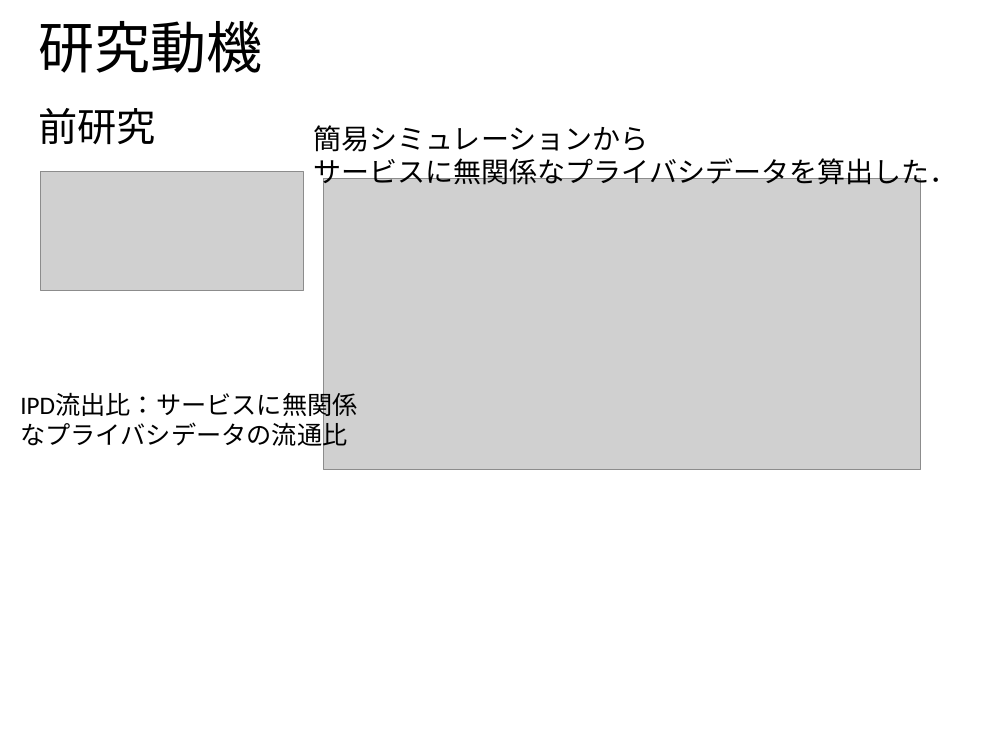
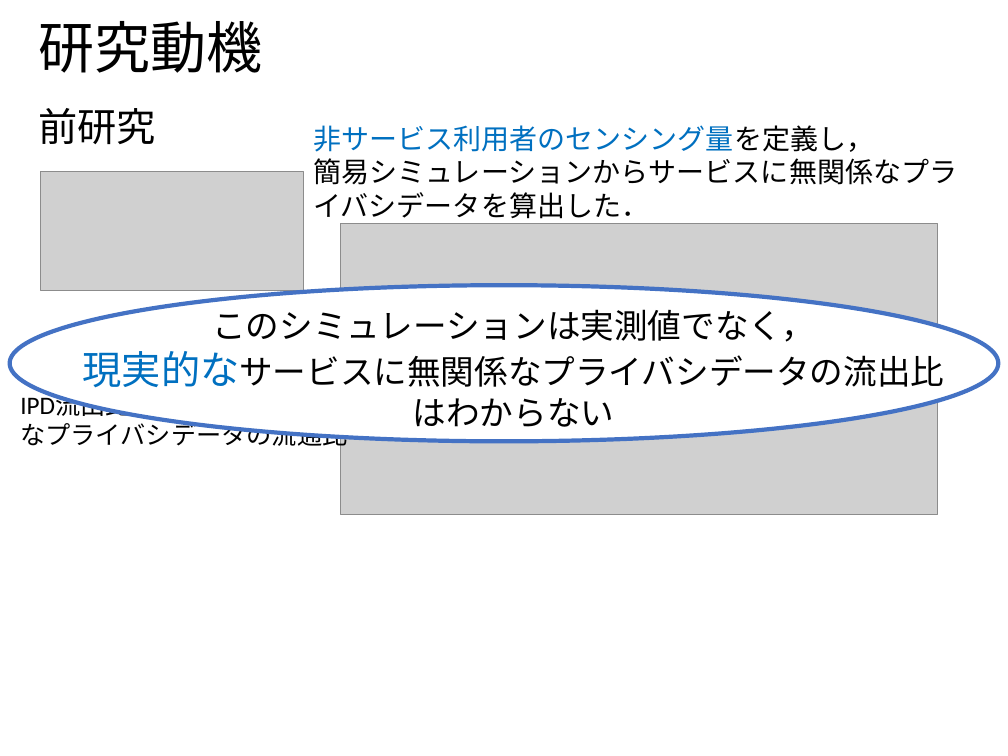
Before and after one commit to ao-megane/LplcOpenDataConverter, a slide deck: slide 7 of LplcOpenDataConverter/LplcOpenDataConverter/プレゼン/多地点カメラを用いた見守りサービスにおける第三者のプライバシデータ流出比の定量評価.pptx (slide 6 before the commit). Drawn at 1008x756 pixels with LibreOffice and Linux fonts; fonts in the diff are those of the drawing; grey boxes stand for pictures; background and template pictures are left out. Boxes give left, top, right and bottom in pixels: in the first picture for what was removed or moved away, otherwise in the second. Text is boxed around its words. In the diff, an @@ line names an element or a change of style, - is before the commit and + after.

```diff
--- a/LplcOpenDataConverter/LplcOpenDataConverter/プレゼン/多地点カメラを用いた見守りサービスにおける第三者のプライバシデータ流出比の定量評価.pptx
+++ b/LplcOpenDataConverter/LplcOpenDataConverter/プレゼン/多地点カメラを用いた見守りサービスにおける第三者のプライバシデータ流出比の定量評価.pptx
@@ text at box(313, 125, 957, 224): text changed @@
-簡易シミュレーションから
-サービスに無関係なプライバシデータを算出した．
+非サービス利用者のセンシング量を定義し，
+簡易シミュレーションからサービスに無関係なプライバシデータを算出した．
@@ picture: place and size @@
-picture at box(324, 178, 920, 470)
+picture at box(341, 224, 937, 515)
@@ ellipse added at box(10, 285, 999, 442), fill #FFFFFF, outline #4472C4 3 pt @@
@@ text added at box(83, 303, 944, 427), 24 pt, text #000000 @@
+このシミュレーションは実測値でなく，
+現実的なサービスに無関係なプライバシデータの流出比
+はわからない
```
Also in this commit, not shown: 32 other slides changed, 1 slide added, 2 slides removed, 1 other file.
